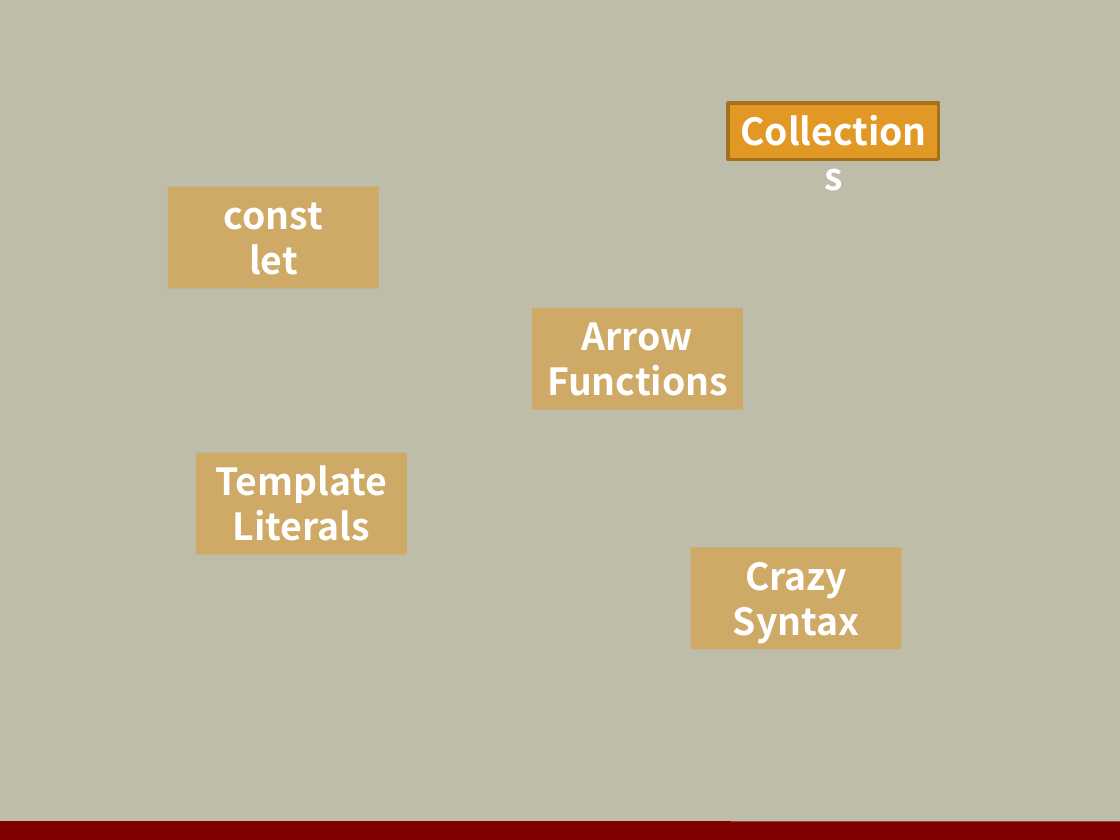
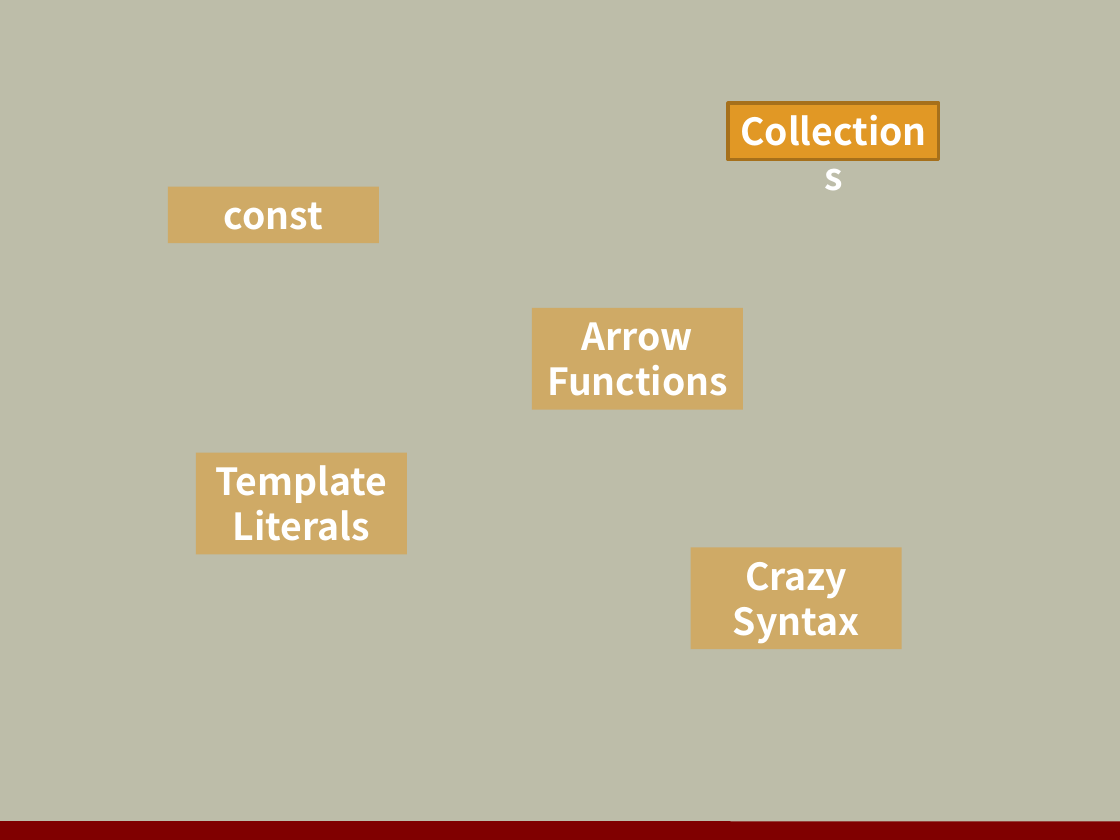
Before and after one commit to OdeToCode/classes, a slide deck: slide 20 of assorted/javascript_dragons.pptx (slide 21 before the commit). Drawn at 1120x840 pixels with LibreOffice and Linux fonts; fonts in the diff are those of the drawing; background and template pictures are left out. Boxes give left, top, right and bottom in pixels: in the first picture for what was removed or moved away, otherwise in the second. Text is boxed around its words. In the diff, an @@ line names an element or a change of style, - is before the commit and + after.

Commit message:
ndc slides

```diff
--- a/assorted/javascript_dragons.pptx
+++ b/assorted/javascript_dragons.pptx
@@ rectangle "const": place and size @@
-rectangle "const" at bbox=[168, 187, 379, 289]
+rectangle "const" at bbox=[168, 187, 379, 243]
@@ text in rectangle at bbox=[249, 244, 298, 275]: paragraph removed @@
-let
```
Also in this commit, not shown: 2 other slides changed, 26 slides added, 2 slides removed, 1 other file.
